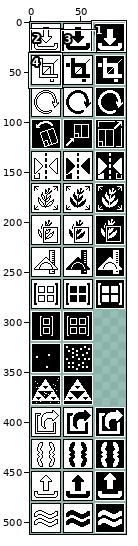
Two states of a sprite sheet, assets/gui/result_buttons.png. Above: a wide view before the commit, with the close-up outlined.
Close-up. Before the edit:
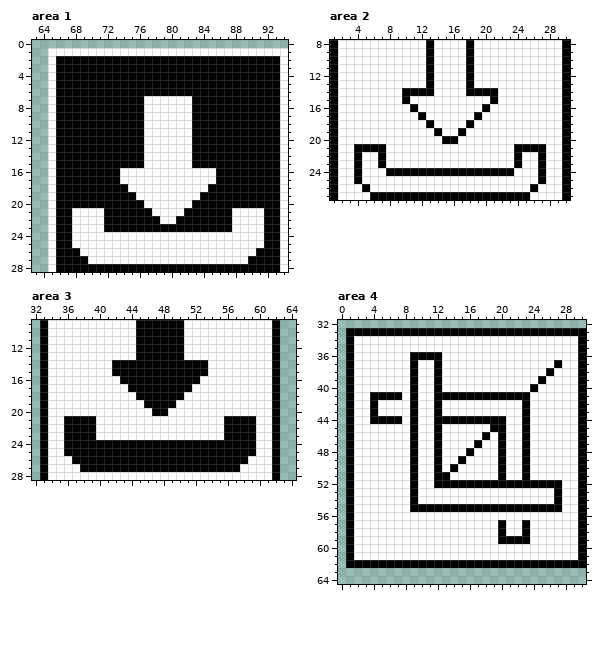
The file is 96x512 pixels. Shown: area 1: x 63..94, y 0..28; area 2: x 1..30, y 8..27; area 3: x 32..64, y 9..28; area 4: x 0..30, y 32..64. The commit also changed other parts of the picture, which this record leaves out.
After:
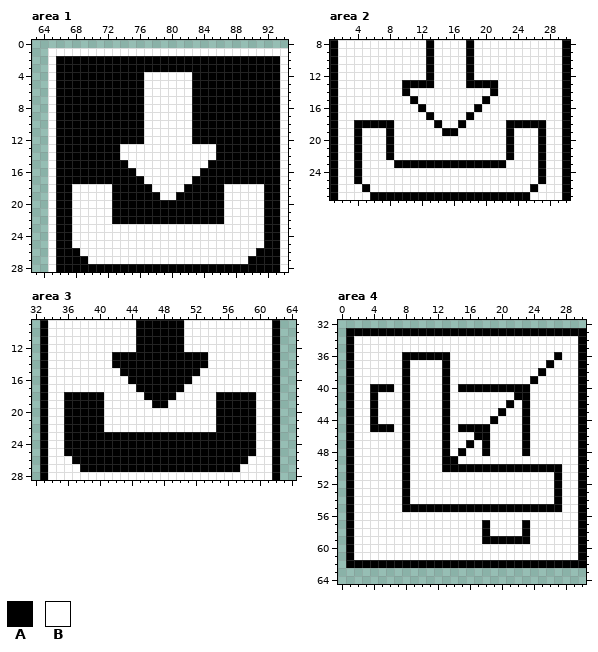
Palette (. is transparent): A #000000  B #ffffff
From old to new:
--- area 1
@@ x 75..84 @@
  3 AAAAAAAAAA
- 4 AAAAAAAAAA
- 5 AAAAAAAAAA
- 6 AAAAAAAAAA
+ 4 AABBBBBBAA
+ 5 AABBBBBBAA
+ 6 AABBBBBBAA
  7 AABBBBBBAA
@@ x 63..94 @@
 12 ..BAAAAAAAAAAABBBBBBAAAAAAAAAAAB
-13 ..BAAAAAAAAAAABBBBBBAAAAAAAAAAAB
-14 ..BAAAAAAAAAAABBBBBBAAAAAAAAAAAB
-15 ..BAAAAAAAAAAABBBBBBAAAAAAAAAAAB
-16 ..BAAAAAAAABBBBBBBBBBBBAAAAAAAAB
-17 ..BAAAAAAAABBBBBBBBBBBBAAAAAAAAB
-18 ..BAAAAAAAAABBBBBBBBBBAAAAAAAAAB
-19 ..BAAAAAAAAAABBBBBBBBAAAAAAAAAAB
-20 ..BAAAAAAAAAAABBBBBBAAAAAAAAAAAB
-21 ..BAABBBBAAAAAABBBBAAAAAABBBBAAB
-22 ..BAABBBBAAAAAAABBAAAAAAABBBBAAB
-23 ..BAABBBBAAAAAAAAAAAAAAAABBBBAAB
+13 ..BAAAAAAAABBBBBBBBBBBBAAAAAAAAB
+14 ..BAAAAAAAABBBBBBBBBBBBAAAAAAAAB
+15 ..BAAAAAAAAABBBBBBBBBBAAAAAAAAAB
+16 ..BAAAAAAAAAABBBBBBBBAAAAAAAAAAB
+17 ..BAAAAAAAAAAABBBBBBAAAAAAAAAAAB
+18 ..BAABBBBBAAAAABBBBAAAAABBBBBAAB
+19 ..BAABBBBBAAAAAABBAAAAAABBBBBAAB
+20 ..BAABBBBBAAAAAAAAAAAAAABBBBBAAB
+21 ..BAABBBBBAAAAAAAAAAAAAABBBBBAAB
+22 ..BAABBBBBAAAAAAAAAAAAAABBBBBAAB
+23 ..BAABBBBBBBBBBBBBBBBBBBBBBBBAAB
 24 ..BAABBBBBBBBBBBBBBBBBBBBBBBBAAB
--- area 2
@@ x 1..30 @@
 12 ABBBBBBBBBBBABBBBABBBBBBBBBBBA
-13 ABBBBBBBBBBBABBBBABBBBBBBBBBBA
-14 ABBBBBBBBAAAABBBBAAAABBBBBBBBA
-15 ABBBBBBBBABBBBBBBBBBABBBBBBBBA
-16 ABBBBBBBBBABBBBBBBBABBBBBBBBBA
-17 ABBBBBBBBBBABBBBBBABBBBBBBBBBA
-18 ABBBBBBBBBBBABBBBABBBBBBBBBBBA
-19 ABBBBBBBBBBBBABBABBBBBBBBBBBBA
-20 ABBBBBBBBBBBBBAABBBBBBBBBBBBBA
-21 ABBAAAABBBBBBBBBBBBBBBBAAAABBA
-22 ABBABBABBBBBBBBBBBBBBBBABBABBA
-23 ABBABBABBBBBBBBBBBBBBBBABBABBA
-24 ABBABBBAAAAAAAAAAAAAAAABBBABBA
+13 ABBBBBBBBAAAABBBBAAAABBBBBBBBA
+14 ABBBBBBBBABBBBBBBBBBABBBBBBBBA
+15 ABBBBBBBBBABBBBBBBBABBBBBBBBBA
+16 ABBBBBBBBBBABBBBBBABBBBBBBBBBA
+17 ABBBBBBBBBBBABBBBABBBBBBBBBBBA
+18 ABBAAAAABBBBBABBABBBBBAAAAABBA
+19 ABBABBBABBBBBBAABBBBBBABBBABBA
+20 ABBABBBABBBBBBBBBBBBBBABBBABBA
+21 ABBABBBABBBBBBBBBBBBBBABBBABBA
+22 ABBABBBABBBBBBBBBBBBBBABBBABBA
+23 ABBABBBBAAAAAAAAAAAAAABBBBABBA
+24 ABBABBBBBBBBBBBBBBBBBBBBBBABBA
 25 ABBABBBBBBBBBBBBBBBBBBBBBBABBA
--- area 3
@@ x 32..64 @@
 12 .ABBBBBBBBBBBAAAAAABBBBBBBBBBBA..
-13 .ABBBBBBBBBBBAAAAAABBBBBBBBBBBA..
+13 .ABBBBBBBBAAAAAAAAAAAABBBBBBBBA..
 14 .ABBBBBBBBAAAAAAAAAAAABBBBBBBBA..
-15 .ABBBBBBBBAAAAAAAAAAAABBBBBBBBA..
-16 .ABBBBBBBBBAAAAAAAAAABBBBBBBBBA..
-17 .ABBBBBBBBBBAAAAAAAABBBBBBBBBBA..
-18 .ABBBBBBBBBBBAAAAAABBBBBBBBBBBA..
-19 .ABBBBBBBBBBBBAAAABBBBBBBBBBBBA..
-20 .ABBBBBBBBBBBBBAABBBBBBBBBBBBBA..
-21 .ABBAAAABBBBBBBBBBBBBBBBAAAABBA..
-22 .ABBAAAABBBBBBBBBBBBBBBBAAAABBA..
-23 .ABBAAAABBBBBBBBBBBBBBBBAAAABBA..
+15 .ABBBBBBBBBAAAAAAAAAABBBBBBBBBA..
+16 .ABBBBBBBBBBAAAAAAAABBBBBBBBBBA..
+17 .ABBBBBBBBBBBAAAAAABBBBBBBBBBBA..
+18 .ABBAAAAABBBBBAAAABBBBBAAAAABBA..
+19 .ABBAAAAABBBBBBAABBBBBBAAAAABBA..
+20 .ABBAAAAABBBBBBBBBBBBBBAAAAABBA..
+21 .ABBAAAAABBBBBBBBBBBBBBAAAAABBA..
+22 .ABBAAAAABBBBBBBBBBBBBBAAAAABBA..
+23 .ABBAAAAAAAAAAAAAAAAAAAAAAAABBA..
 24 .ABBAAAAAAAAAAAAAAAAAAAAAAAABBA..
--- area 4
@@ x 0..30 @@
 35 .ABBBBBBBBBBBBBBBBBBBBBBBBBBBBA
-36 .ABBBBBBBAAAABBBBBBBBBBBBBBBBBA
-37 .ABBBBBBBABBABBBBBBBBBBBBBBABBA
-38 .ABBBBBBBABBABBBBBBBBBBBBBABBBA
-39 .ABBBBBBBABBABBBBBBBBBBBBABBBBA
-40 .ABBBBBBBABBABBBBBBBBBBBABBBBBA
-41 .ABBAAAABABBAAAAAAAAAAAABBBBBBA
-42 .ABBABBBBABBABBBBBBBBBBABBBBBBA
-43 .ABBABBBBABBABBBBBBBBBBABBBBBBA
-44 .ABBAAAABABBAAAAAAAAABBABBBBBBA
-45 .ABBBBBBBABBABBBBBBAABBABBBBBBA
-46 .ABBBBBBBABBABBBBBABABBABBBBBBA
-47 .ABBBBBBBABBABBBBABBABBABBBBBBA
-48 .ABBBBBBBABBABBBABBBABBABBBBBBA
-49 .ABBBBBBBABBABBABBBBABBABBBBBBA
-50 .ABBBBBBBABBABABBBBBABBABBBBBBA
-51 .ABBBBBBBABBAABBBBBBABBABBBBBBA
-52 .ABBBBBBBABBAAAAAAAAAAAAAAAABBA
-53 .ABBBBBBBABBBBBBBBBBBBBBBBBABBA
-54 .ABBBBBBBABBBBBBBBBBBBBBBBBABBA
-55 .ABBBBBBBAAAAAAAAAAAAAAAAAAABBA
+36 .ABBBBBBAAAAAABBBBBBBBBBBBBABBA
+37 .ABBBBBBABBBBABBBBBBBBBBBBABBBA
+38 .ABBBBBBABBBBABBBBBBBBBBBABBBBA
+39 .ABBBBBBABBBBABBBBBBBBBBABBBBBA
+40 .ABBAAABABBBBABAAAAAAAAABBBBBBA
+41 .ABBABBBABBBBABBBBBBBBAABBBBBBA
+42 .ABBABBBABBBBABBBBBBBABABBBBBBA
+43 .ABBABBBABBBBABBBBBBABBABBBBBBA
+44 .ABBABBBABBBBABBBBBABBBABBBBBBA
+45 .ABBAAABABBBBABAAAABBBBABBBBBBA
+46 .ABBBBBBABBBBABBBAABBBBABBBBBBA
+47 .ABBBBBBABBBBABBABABBBBABBBBBBA
+48 .ABBBBBBABBBBABABBABBBBABBBBBBA
+49 .ABBBBBBABBBBAABBBBBBBBBBBBBBBA
+50 .ABBBBBBABBBBAAAAAAAAAAAAAAABBA
+51 .ABBBBBBABBBBBBBBBBBBBBBBBBABBA
+52 .ABBBBBBABBBBBBBBBBBBBBBBBBABBA
+53 .ABBBBBBABBBBBBBBBBBBBBBBBBABBA
+54 .ABBBBBBABBBBBBBBBBBBBBBBBBABBA
+55 .ABBBBBBAAAAAAAAAAAAAAAAAAAABBA
 56 .ABBBBBBBBBBBBBBBBBBBBBBBBBBBBA
-57 .ABBBBBBBBBBBBBBBBBBABBABBBBBBA
-58 .ABBBBBBBBBBBBBBBBBBABBABBBBBBA
-59 .ABBBBBBBBBBBBBBBBBBAAAABBBBBBA
+57 .ABBBBBBBBBBBBBBBBABBBBABBBBBBA
+58 .ABBBBBBBBBBBBBBBBABBBBABBBBBBA
+59 .ABBBBBBBBBBBBBBBBAAAAAABBBBBBA
 60 .ABBBBBBBBBBBBBBBBBBBBBBBBBBBBA
Where, in picture pixels (left, top, right, bottom), the same in both close-ups:
changed: (144, 72, 192, 96)
changed: (72, 144, 264, 232)
changed: (354, 80, 546, 176)
changed: (64, 352, 256, 440)
changed: (370, 352, 562, 512)
changed: (482, 520, 506, 544)
